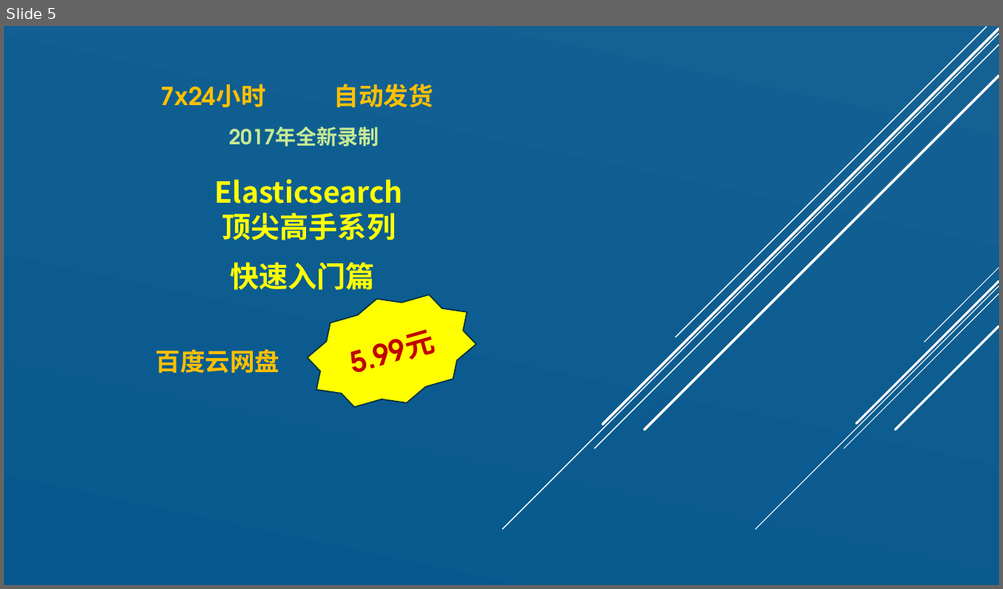
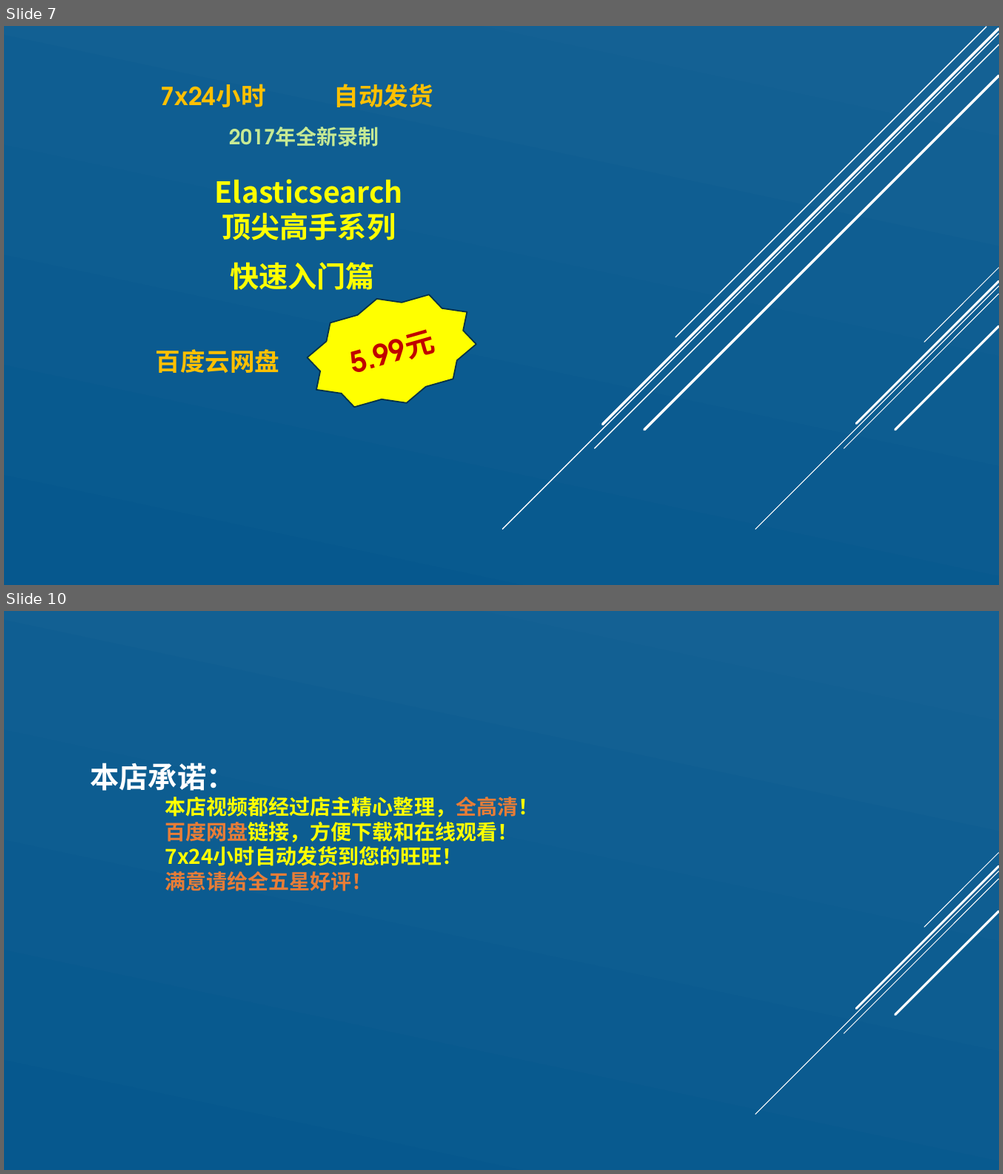
Before and after one commit to zhangpengyf/taobao-shop, a slide deck: 淘宝销售文案.pptx. Shown one above the other, each under a label of ours: slide 5 before the commit, slides 7 and 10 after it; the slides between them are not shown. The pictures are 1003x589 and 1003x1174 pixels, drawn with LibreOffice and Linux fonts; fonts in the diff are those of the drawing. Boxes give left, top, right and bottom in pixels: in the first picture for what was removed or moved away, otherwise in the second. Text is boxed around its words. In the diff, an @@ line names an element or a change of style, - is before the commit and + after.

```diff
--- a/淘宝销售文案.pptx
+++ b/淘宝销售文案.pptx
@@ slide 10 added at [4,611,999,1170], background gradient #146194 to #06588E; not listed: 5 template elements that a slide beside it also shows @@
@@ text added at [91,763,539,891], 20 pt, text #FFFF00, bold @@
+本店承诺：
+本店视频都经过店主精心整理，全高清！
+百度网盘链接，方便下载和在线观看！
+7x24小时自动发货到您的旺旺！
+满意请给全五星好评！
@@ what was slide 5 is now slide 7 @@
```
Also in this commit, not shown: 9 other slides added, 1 other file.
